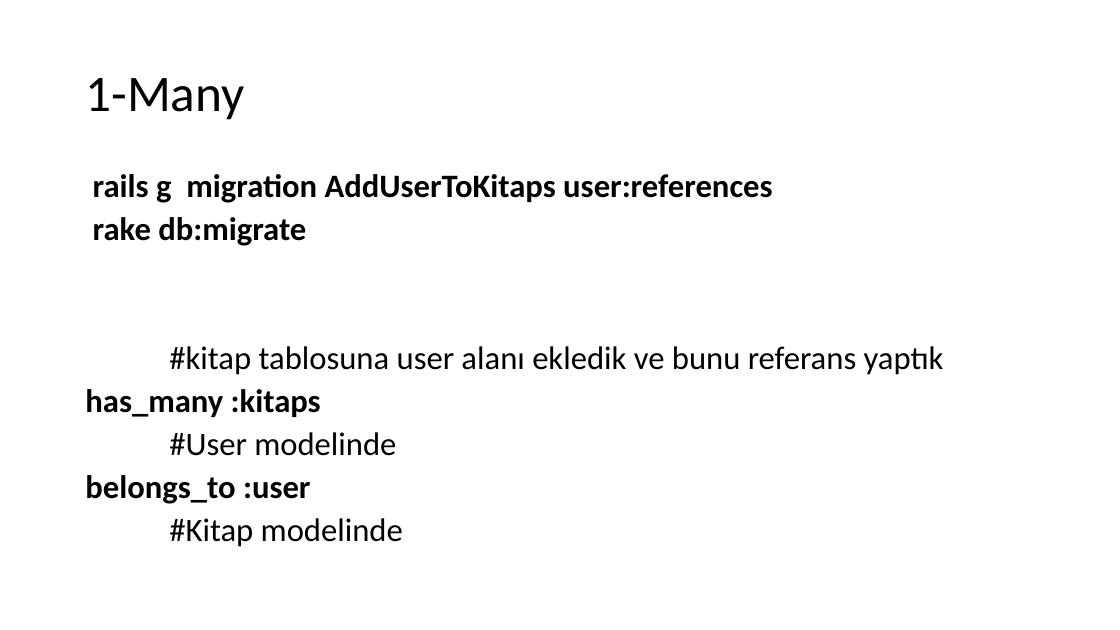
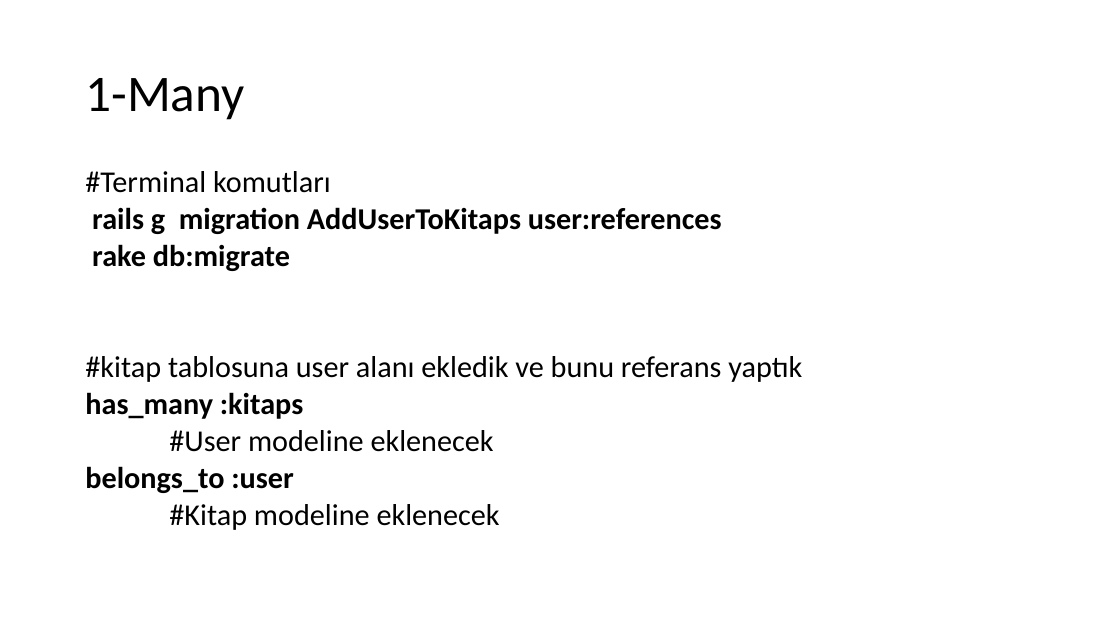
Before and after one commit to gorkemcakici/Web-Programlama, a slide deck: slide 4 of H9/1-Many.pptx. Drawn at 1120x630 pixels with LibreOffice and Linux fonts; fonts in the diff are those of the drawing. Boxes give left, top, right and bottom in pixels: in the first picture for what was removed or moved away, otherwise in the second. Text is boxed around its words. In the diff, an @@ line names an element or a change of style, - is before the commit and + after.

```diff
--- a/H9/1-Many.pptx
+++ b/H9/1-Many.pptx
@@ text at (x1=85, y1=171, x2=331, y2=193): paragraph added @@
+#Terminal komutları
@@ text at (x1=85, y1=207, x2=802, y2=493): size 28 to 25.9 pt in "rails g migration AddUserToKitaps user:references", "rake db:migrate", "#kitap tablosuna user alanı ekledik ve bunu ...", "has_many :kitaps" and 1 more places; line spacing 0.8 to 0.7 @@
@@ text at (x1=169, y1=430, x2=494, y2=452): text changed; size 28 to 25.9 pt @@
-#User modelinde
+#User modeline eklenecek
@@ text at (x1=169, y1=504, x2=500, y2=530): text changed; size 28 to 25.9 pt @@
-#Kitap modelinde
+#Kitap modeline eklenecek
```
Also in this commit, not shown: 7 other slides changed.
